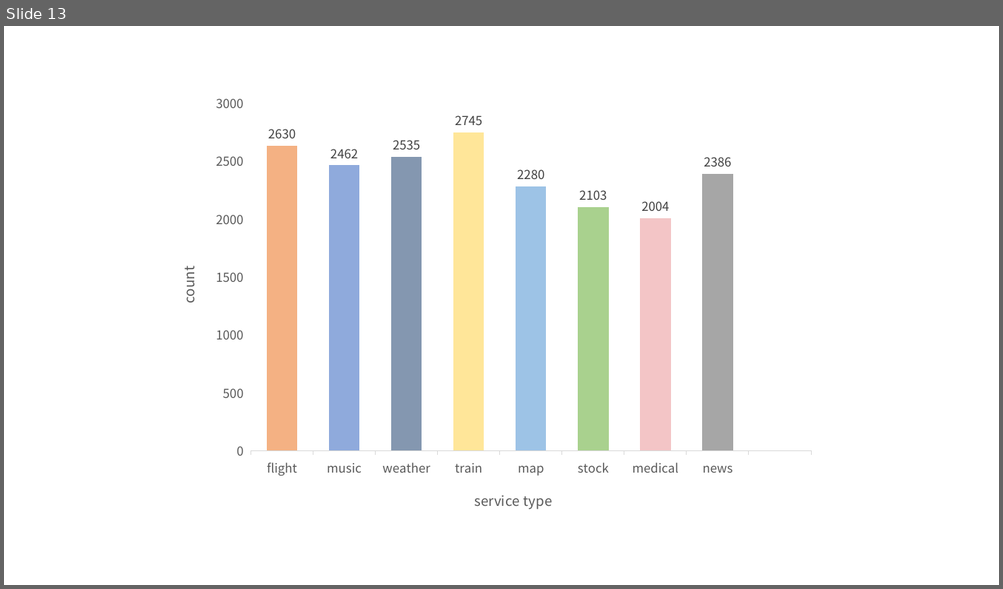
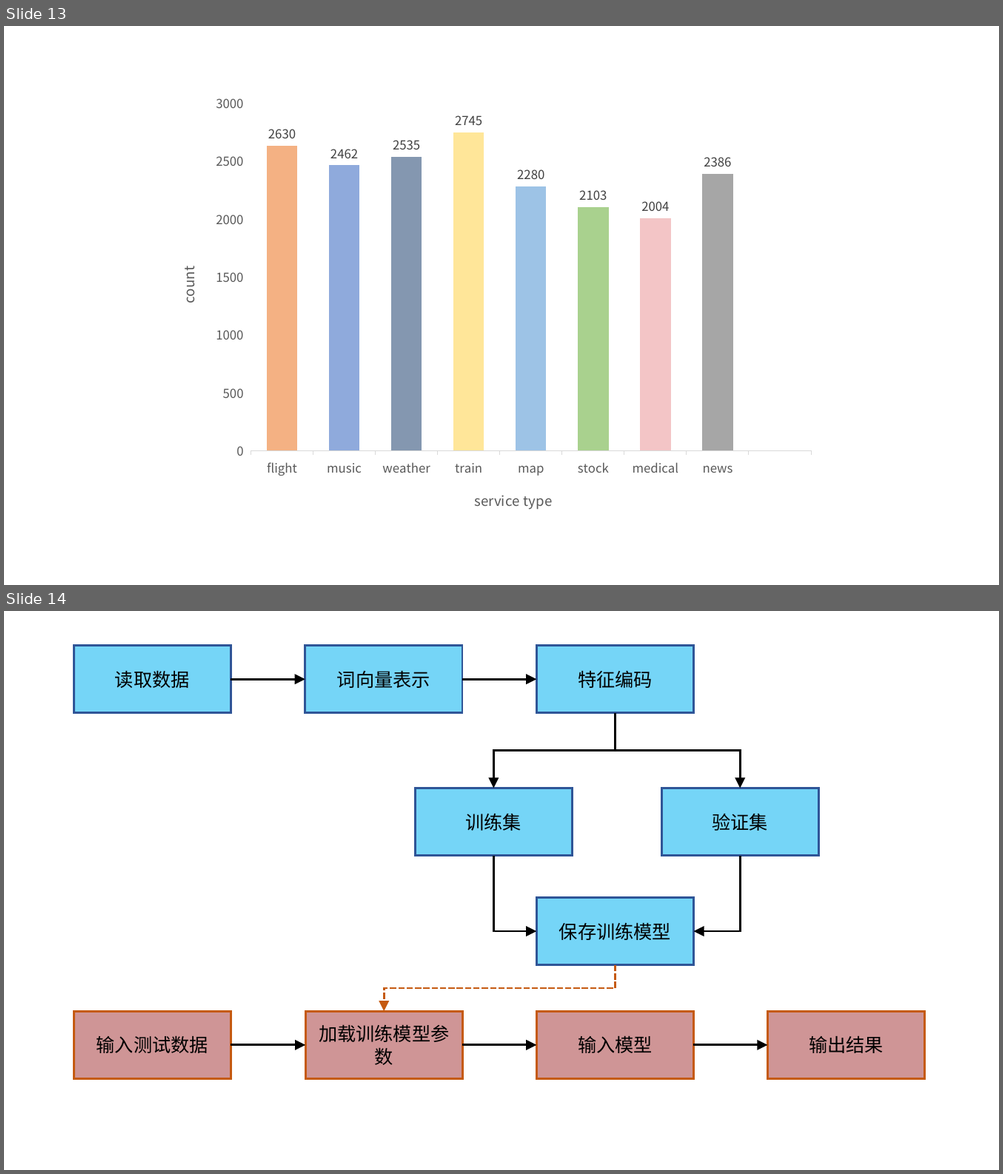
Before and after one commit to weixiao2333/zjuthesis-mphil, a slide deck: 论文图.pptx. Shown one above the other, each under a label of ours: slide 13 before the commit, slides 13 and 14 after it. The pictures are 1003x589 and 1003x1174 pixels, drawn with LibreOffice and Linux fonts; fonts in the diff are those of the drawing. Boxes give left, top, right and bottom in pixels: in the first picture for what was removed or moved away, otherwise in the second. Text is boxed around its words. In the diff, an @@ line names an element or a change of style, - is before the commit and + after.

```diff
--- a/论文图.pptx
+++ b/论文图.pptx
@@ slide 14 added at box(4, 611, 999, 1170), background #FFFFFF @@
@@ rectangle added at box(74, 645, 231, 713), fill #75D5F7, outline #2F5597 2 pt, 18 pt, text #000000 @@
+读取数据
@@ rectangle added at box(305, 645, 463, 713), fill #75D5F7, outline #2F5597 2 pt, 18 pt, text #000000 @@
+词向量表示
@@ rectangle added at box(537, 645, 694, 713), fill #75D5F7, outline #2F5597 2 pt, 18 pt, text #000000 @@
+特征编码
@@ arrow added from (231, 679) to (305, 679), #000000 2 pt @@
@@ arrow added from (462, 679) to (537, 679), #000000 2 pt @@
@@ elbow arrow added from (615, 713) to (493, 789), #000000 2 pt @@
@@ elbow arrow added from (615, 713) to (740, 789), #000000 2 pt @@
@@ rectangle added at box(415, 789, 572, 857), fill #75D5F7, outline #2F5597 2 pt, 18 pt, text #000000 @@
+训练集
@@ rectangle added at box(661, 789, 819, 857), fill #75D5F7, outline #2F5597 2 pt, 18 pt, text #000000 @@
+验证集
@@ elbow arrow added from (493, 856) to (537, 932), #000000 2 pt @@
@@ elbow arrow added from (740, 856) to (694, 932), #000000 2 pt @@
@@ rectangle added at box(537, 897, 694, 965), fill #75D5F7, outline #2F5597 2 pt, 18 pt, text #000000 @@
+保存训练模型
@@ elbow arrow added from (615, 965) to (384, 1011), #C55A11 2 pt dashed @@
@@ rectangle added at box(74, 1011, 231, 1079), fill #CF9596, outline #C55A11 2 pt, 18 pt, text #000000 @@
+输入测试数据
@@ rectangle added at box(305, 1011, 463, 1079), fill #CF9596, outline #C55A11 2 pt, 18 pt, text #000000 @@
+加载训练模型参数
@@ rectangle added at box(537, 1011, 694, 1079), fill #CF9596, outline #C55A11 2 pt, 18 pt, text #000000 @@
+输入模型
@@ rectangle added at box(767, 1011, 925, 1079), fill #CF9596, outline #C55A11 2 pt, 18 pt, text #000000 @@
+输出结果
@@ arrow added from (231, 1045) to (305, 1045), #000000 2 pt @@
@@ arrow added from (462, 1045) to (537, 1045), #000000 2 pt @@
@@ arrow added from (694, 1045) to (767, 1045), #000000 2 pt @@
```
Also in this commit, not shown: 1 other slide added, 3 other files.
